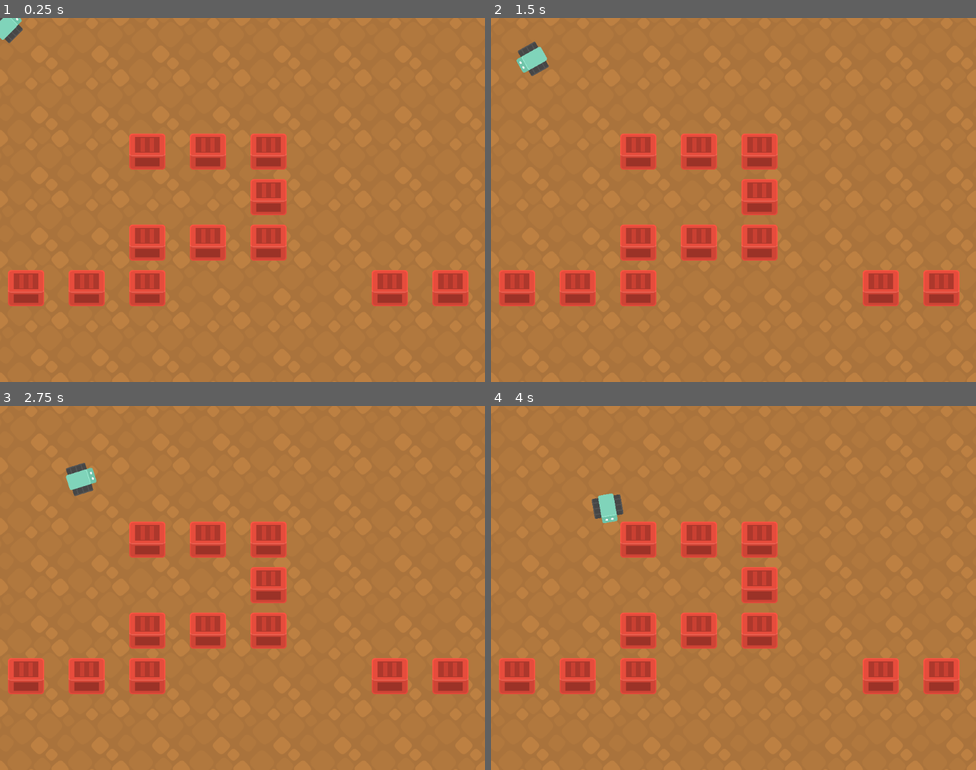
Above: before the commit, frames 1-4 (two rows, left to right).
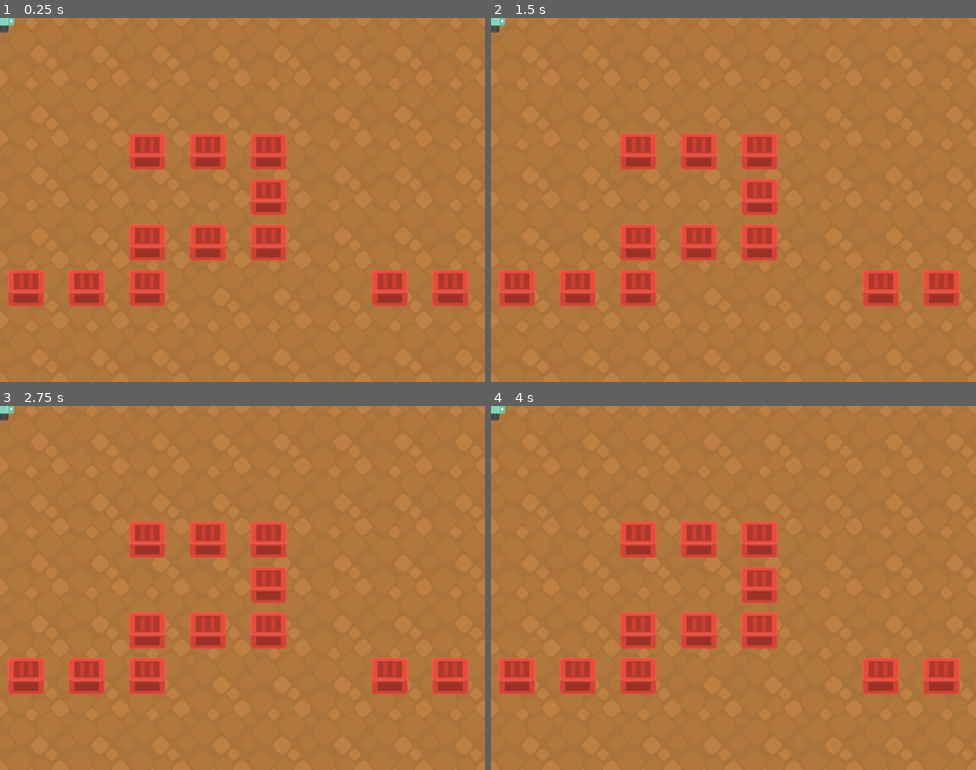
Above: after the commit, the same moments.

Repository: Herbrant/riBOTtaro
Game: Godot game, scene res://scene/base.tscn
Two runs of this game, one before a commit and one after it. Both use one fixed random seed, a clock stepped at 60 frames per second and the inputs below.
Inputs:
- Up to frame 1 (0.25 s): no input
- Up to frame 2 (1.5 s): hold D (right) 0.53-1.28 s; hold S (down) from 1.28 s (still down)
- Up to frame 3 (2.75 s): release S (down) at 2.03 s; hold D (right) from 2.03 s (still down)
- Up to frame 4 (4 s): release D (right) at 2.78 s; hold W (up) 2.78-3.53 s; hold A (left) from 3.53 s (still down)

The runs differ from the first frame. In frame 1, 0.2% of the frame differs, in the area x 0-5%, y 0-7%; in frame 2, 0.5%; in frame 3, 0.5%, in the area x 0-20%, y 0-25%; in frame 4, 0.5%.

Commit message:
feat: updated godot module

Diff:
--- a/godot/scene/Obstacle.tscn
+++ b/godot/scene/Obstacle.tscn
@@ -8,6 +8,8 @@
 [node name="Obstacle" type="Node2D"]
 
 [node name="StaticBody2D" type="StaticBody2D" parent="."]
+light_mask = 7
+visibility_layer = 7
 
 [node name="Sprite2D" type="Sprite2D" parent="StaticBody2D"]
 texture_filter = 3
--- a/godot/scene/base.tscn
+++ b/godot/scene/base.tscn
@@ -76,7 +76,7 @@
 sources/1 = SubResource("TileSetAtlasSource_0l2l0")
 
 [sub_resource type="RectangleShape2D" id="RectangleShape2D_n1lbm"]
-size = Vector2(53.8787, 15.4)
+size = Vector2(76.3284, 20.5332)
 
 [node name="Base" type="Node2D"]
 script = ExtResource("1_7nvgc")
@@ -88,9 +88,9 @@
 layer_0/tile_data = PackedInt32Array(-1, 1, 0, 65535, 1, 1, 131071, 1, 2, 196607, 1, 3, 262143, 1, 4, 327679, 1, 5, 393 …(59581 unchanged characters)…
 
 [node name="CharacterBody2D" type="CharacterBody2D" parent="."]
-top_level = true
 light_mask = 15
 visibility_layer = 15
+rotation = 0.000163446
 script = ExtResource("3_f5dfi")
 
 [node name="Sprite2D" type="Sprite2D" parent="CharacterBody2D"]
@@ -99,6 +99,8 @@
 texture = ExtResource("4_m202v")
 
 [node name="CollisionShape2D" type="CollisionShape2D" parent="CharacterBody2D"]
-position = Vector2(4.76837e-07, -0.5)
+light_mask = 15
+visibility_layer = 15
+position = Vector2(-0.999592, 1.00016)
 scale = Vector2(0.890889, 3.31169)
 shape = SubResource("RectangleShape2D_n1lbm")
--- a/godot/script/CharacterBody2D.gd
+++ b/godot/script/CharacterBody2D.gd
@@ -1,29 +1,16 @@
 extends CharacterBody2D
-
-@export var speed = 400
-@export var rotation_speed = 1.5
 
 const PORT = 8000
 
 var server = TCPServer.new()
 var socket = WebSocketPeer.new()
+var screen_size
 
-var rotation_direction = 0
-
-func get_input():
-	rotation_direction = Input.get_axis("left", "right")
-	velocity = transform.x * Input.get_axis("down", "up") * speed
+func _ready():
+	screen_size = get_viewport_rect().size
+	server.listen(PORT)
 
 func _physics_process(delta):
-	get_input()
-	rotation += rotation_direction * rotation_speed * delta
-	move_and_slide()
-
-func _ready():
-	server.listen(PORT)
-
-
-func _process(delta):
 	var err: Error
 	socket.accept_stream(server.take_connection())
 	socket.poll()
@@ -33,14 +20,17 @@
 	if state == WebSocketPeer.STATE_OPEN:
 		while socket.get_available_packet_count():
 			var packet = socket.get_packet()
+			var pos = packet.to_float32_array()
+			print("Packet received: ", pos)
 
-			print("Packet: ",packet.get_string_from_utf8())
+			position.x = pos[0] * screen_size[0] * delta
+			position.y = pos[1] * screen_size[1] * delta
+			rotation = pos[2]
+
+			velocity = Vector2.ZERO
+			move_and_slide()
 
 
-	# Position updates
-	var v: Vector2
-	v.x = 1
-	v.y = 1
-	global_translate(v)
-	move_and_slide()
-	rotate(10)
+
+func _process(delta):
+	pass
